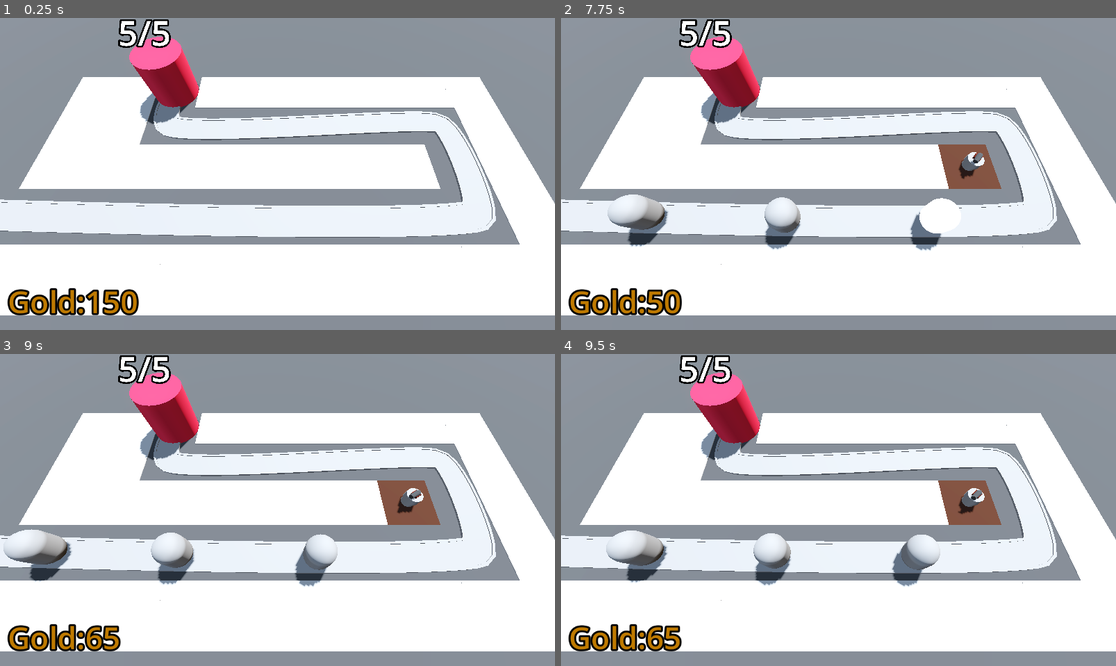
Above: before the commit, frames 1-4 (two rows, left to right).
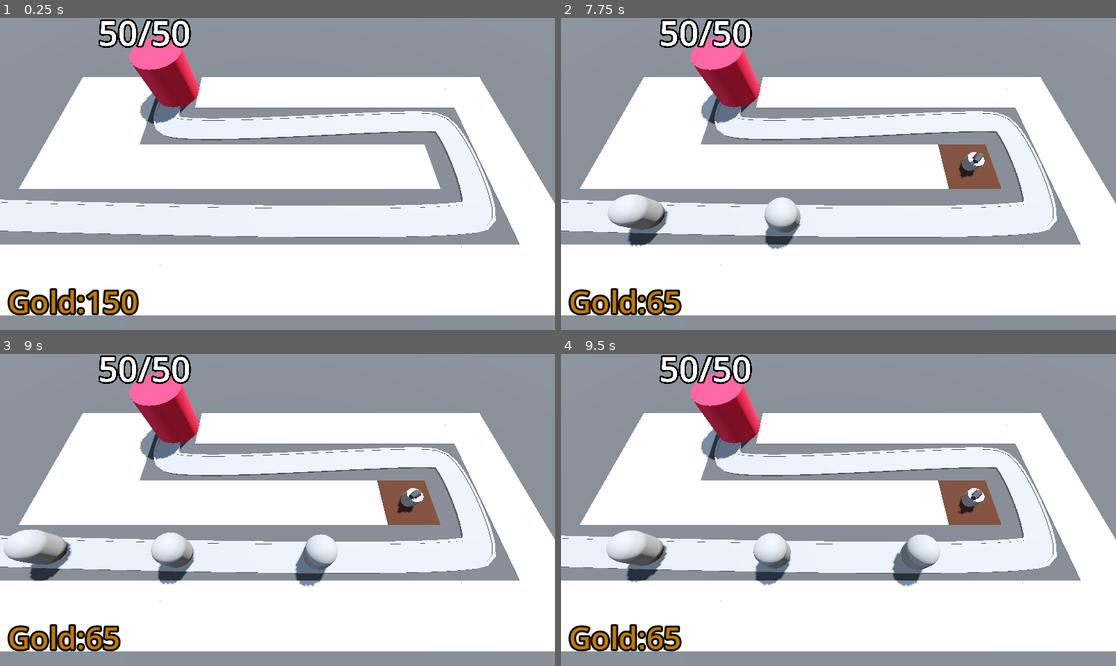
Above: after the commit, the same moments.

Repository: e-cornwell/Barbarian-Blaster
Game: Godot game, scene res://BaseLevel.tscn
Same seed, same stepped clock (60 frames per second), same inputs: the game is played once before the commit and once after it.
Inputs (mouse positions are in pixels of both pictures, inside the frame that each line leads up to):
- Up to frame 1 (0.25 s): no input
- Up to frame 2 (7.75 s): tap Enter at 0.5, 2 s; move the mouse to (960, 158) at 0.52 s; press the mouse at (960, 158) at 0.53 s; tap Space at 1.25 s; move the mouse to (727, 189) at 1.27 s; release the mouse at (727, 189) at 1.28 s; click (727, 189) at 1.35 s; move the mouse to (894, 105) at 2.02 s; press the mouse at (894, 105) at 2.03 s; move the mouse to (810, 236) at 2.77 s; release the mouse at (810, 236) at 2.78 s; click (810, 236) at 2.85 s; move the mouse to (1005, 220) at 3.52 s; press the mouse at (1005, 220) at 3.53 s; move the mouse to (672, 127) at 4.27 s; release the mouse at (672, 127) at 4.28 s; click (672, 127) at 4.35 s; move the mouse to (866, 174) at 5.02 s; press the mouse at (866, 174) at 5.03 s; move the mouse to (755, 96) at 5.77 s; release the mouse at (755, 96) at 5.78 s; click (755, 96) at 5.85 s; move the mouse to (960, 158) at 6.52 s; press the mouse at (960, 158) at 6.53 s; move the mouse to (727, 189) at 7.27 s; release the mouse at (727, 189) at 7.28 s; click (727, 189) at 7.35 s
- Up to frame 3 (9 s): move the mouse to (333, 441) at 8.02 s; press the mouse at (333, 441) at 8.03 s; move the mouse to (249, 572) at 8.77 s; release the mouse at (249, 572) at 8.78 s; click (249, 572) at 8.85 s
- Up to frame 4 (9.5 s): no input

The runs differ from the first frame. In frame 1, 0.6% of the frame differs, in the area x 17-35%, y 0-10%; in frame 2, 1.4%, in the area x 15-77%, y 0-96%; in frame 3, 0.6%; in frame 4, 0.6%.

Commit message:
Scaling Enemy Health and Engine Time Manipulation Trick

Diff:
--- a/Base/base.gd
+++ b/Base/base.gd
@@ -5,7 +5,6 @@
 var current_health: int:
 	set(health_in):
 		current_health = health_in
-		print("health was changed")
 		label_3d.text = str(current_health) + "/" + str(max_health)
 		var red: Color = Color.RED
 		var white: Color = Color.WHITE
@@ -20,5 +19,4 @@
 	current_health = max_health
 
 func take_damage() -> void:
-	print("Damage dealt to base")
 	current_health -= 1
--- a/BaseLevel.tscn
+++ b/BaseLevel.tscn
@@ -121,6 +121,7 @@
 
 [node name="Base" parent="." instance=ExtResource("3_o2j4u")]
 transform = Transform3D(1, 0, 0, 0, 1, 0, 0, 0, 1, -10, 0, -6)
+max_health = 50
 
 [node name="TurretManager" type="Node3D" parent="." node_paths=PackedStringArray("enemy_path")]
 transform = Transform3D(0.707107, 0, -0.707107, 0, 1, 0, 0.707107, 0, 0.707107, 0, 0, 0)
@@ -151,3 +152,4 @@
 [node name="DifficultyManager" parent="." instance=ExtResource("9_xkmwr")]
 
 [connection signal="timeout" from="EnemyPath/SpawnTimer" to="EnemyPath" method="spawn_enemy"]
+[connection signal="stop_spawning_enemies" from="DifficultyManager" to="EnemyPath" method="_on_difficulty_manager_stop_spawning_enemies"]
--- a/DifficultyManager/difficulty_manager.gd
+++ b/DifficultyManager/difficulty_manager.gd
@@ -1,6 +1,9 @@
 extends Node
 
+signal stop_spawning_enemies
+
 @export var spawn_time_curve: Curve
+@export var enemy_health_curve: Curve
 @export var game_length := 30.0
 @onready var timer: Timer = $Timer
 
@@ -8,13 +11,15 @@
 func _ready() -> void:
 	timer.start(game_length)
 
-
-# Called every frame. 'delta' is the elapsed time since the previous frame.
-func _process(delta: float) -> void:
-	print(get_spawn_time())
-
 func game_progress_ratio() -> float:
 	return 1.0 - (timer.time_left / game_length)
 
 func get_spawn_time() -> float:
 	return spawn_time_curve.sample(game_progress_ratio())
+
+func get_enemy_health() -> float:
+	return enemy_health_curve.sample(game_progress_ratio())
+
+
+func _on_timer_timeout() -> void:
+	stop_spawning_enemies.emit
--- a/DifficultyManager/difficulty_manager.tscn
+++ b/DifficultyManager/difficulty_manager.tscn
@@ -7,9 +7,17 @@
 _data = [Vector2(0, 2), 0.0, -1.73599, 0, 1, Vector2(1, 0.25), -2.00297, 0.0, 1, 0]
 point_count = 2
 
+[sub_resource type="Curve" id="Curve_4w8ng"]
+_limits = [10.0, 150.0, 0.0, 1.0]
+_data = [Vector2(0, 10), 0.0, 140.0, 0, 1, Vector2(1, 150), 140.0, 0.0, 1, 0]
+point_count = 2
+
 [node name="DifficultyManager" type="Node"]
 script = ExtResource("1_ab1g6")
 spawn_time_curve = SubResource("Curve_ab1g6")
+enemy_health_curve = SubResource("Curve_4w8ng")
 
 [node name="Timer" type="Timer" parent="."]
 one_shot = true
+
+[connection signal="timeout" from="Timer" to="." method="_on_timer_timeout"]
--- a/Enemy/enemy.gd
+++ b/Enemy/enemy.gd
@@ -28,3 +28,4 @@
 	if progress_ratio == 1.0:
 		base.take_damage()
 		set_process(false)
+		queue_free()
--- a/enemy_path.gd
+++ b/enemy_path.gd
@@ -7,5 +7,10 @@
 
 func spawn_enemy() -> void:
 	var new_enemy = enemy_scene.instantiate()
+	new_enemy.max_health = difficulty_manager.get_enemy_health()
 	add_child(new_enemy)
 	spawn_timer.wait_time = difficulty_manager.get_spawn_time()
+
+
+func _on_difficulty_manager_stop_spawning_enemies() -> void:
+	spawn_timer.stop()
Not shown: 1 places in DifficultyManager/difficulty_manager.tscn that only renumber resources
